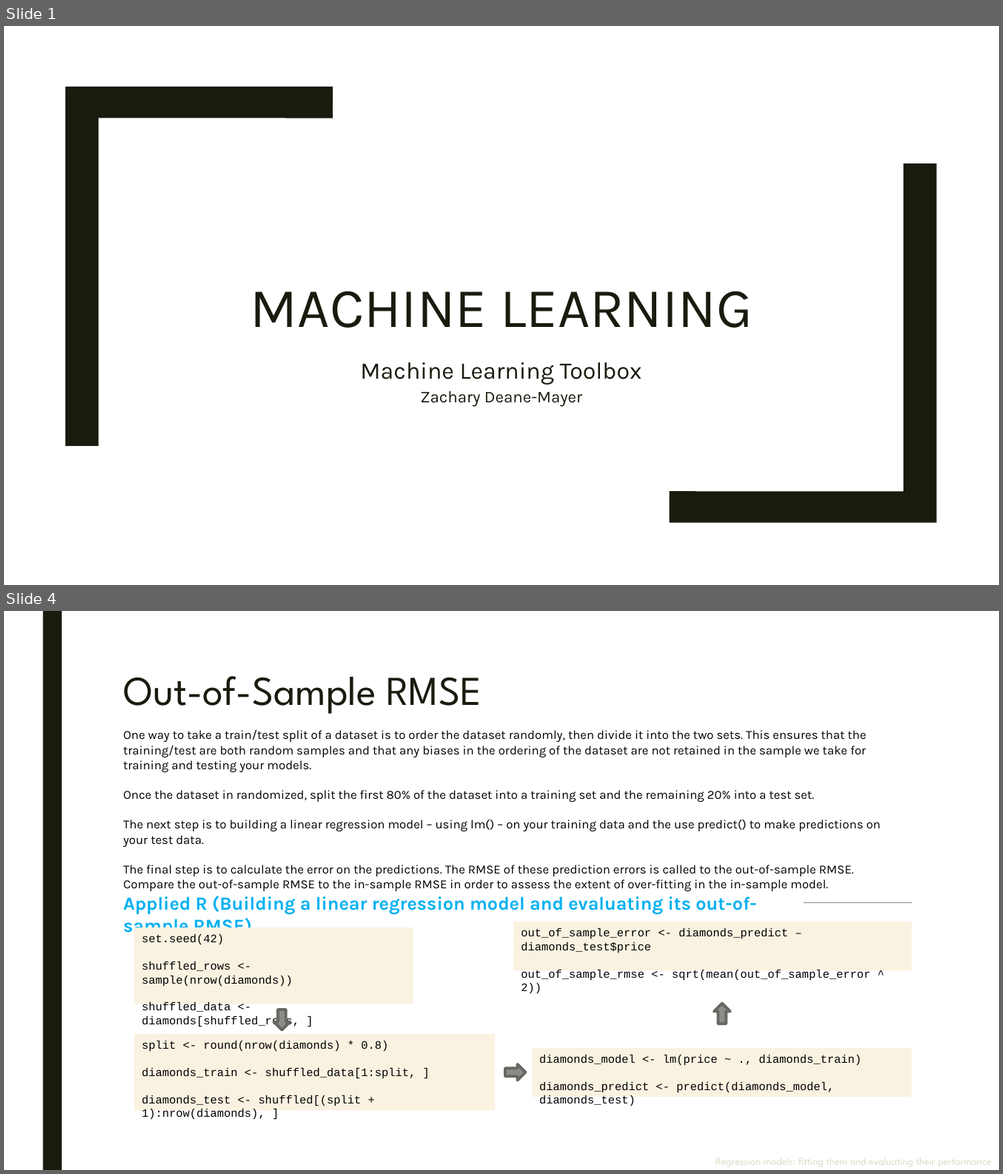
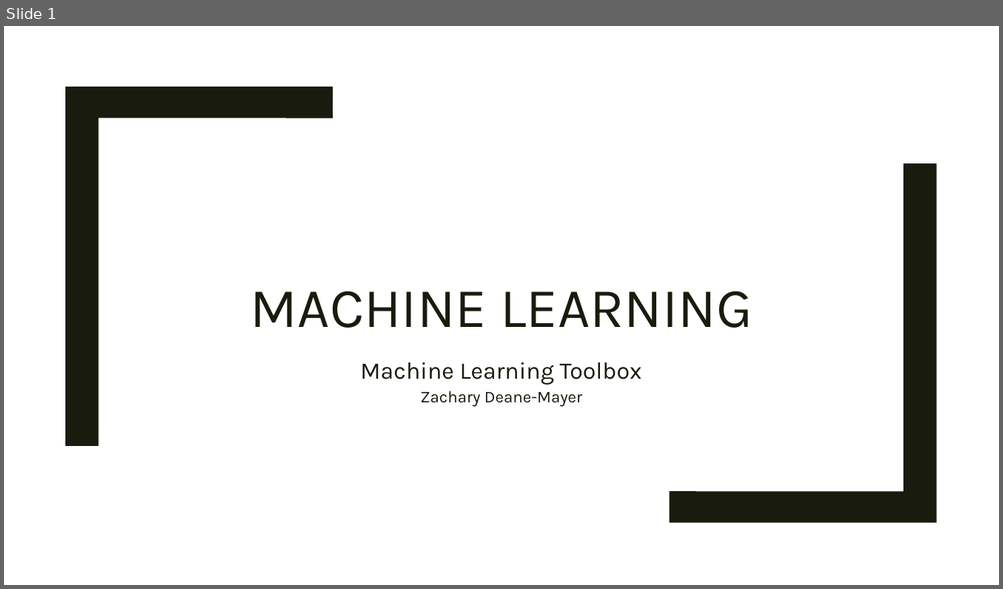
Before and after one commit to parcap/business-education, a slide deck: Machine-Learning-Toolbox/Machine Learning Toolbox.pptx. Shown one above the other, each under a label of ours: slides 1 and 4 before the commit, slide 1 after it; the slides between them are not shown. The pictures are 1003x1174 and 1003x589 pixels, drawn with LibreOffice and Linux fonts; fonts in the diff are those of the drawing. Boxes give left, top, right and bottom in pixels: in the first picture for what was removed or moved away, otherwise in the second. Text is boxed around its words. In the diff, an @@ line names an element or a change of style, - is before the commit and + after.

```diff
--- a/Machine-Learning-Toolbox/Machine Learning Toolbox.pptx
+++ b/Machine-Learning-Toolbox/Machine Learning Toolbox.pptx
@@ slide 4 removed at bbox=[4, 611, 999, 1170], background #FFFFFF @@
@@ rectangle removed at bbox=[42, 611, 62, 1170] @@
@@ title removed at bbox=[123, 676, 481, 714] @@
-Out-of-Sample RMSE
@@ text removed at bbox=[123, 729, 880, 891] @@
-One way to take a train/test split of a dataset is to order the dataset randomly, then divide it into the two sets. This ensures that the training/test are both random samples and that any biases in the ordering of the dataset are not retained in the sample we take for training and testing your models.
-Once the dataset in randomized, split the first 80% of the dataset into a training set and the remaining 20% into a test set.
-The next step is to building a linear regression model – using lm() – on your training data and the use predict() to make predictions on your test data.
-The final step is to calculate the error on the predictions. The RMSE of these prediction errors is called to the out-of-sample RMSE. Compare the out-of-sample RMSE to the in-sample RMSE in order to assess the extent of over-fitting in the in-sample model.
@@ text removed at bbox=[123, 896, 756, 937] @@
-Applied R (Building a linear regression model and evaluating its out-of-sample RMSE)
@@ line removed from (803, 903) to (911, 903) @@
@@ rectangle removed at bbox=[134, 928, 414, 1005] @@
-set.seed(42)
-shuffled_rows <- sample(nrow(diamonds))
-shuffled_data <- diamonds[shuffled_rows, ]
@@ rectangle removed at bbox=[514, 922, 911, 971] @@
-out_of_sample_error <- diamonds_predict – diamonds_test$price
-out_of_sample_rmse <- sqrt(mean(out_of_sample_error ^ 2))
@@ down arrow removed at bbox=[274, 1010, 290, 1031] @@
@@ down arrow removed at bbox=[714, 1003, 730, 1024] @@
@@ rectangle removed at bbox=[134, 1035, 495, 1112] @@
-split <- round(nrow(diamonds) * 0.8)
-diamonds_train <- shuffled_data[1:split, ]
-diamonds_test <- shuffled[(split + 1):nrow(diamonds), ]
@@ rectangle removed at bbox=[532, 1048, 911, 1097] @@
-diamonds_model <- lm(price ~ ., diamonds_train)
-diamonds_predict <- predict(diamonds_model, diamonds_test)
@@ down arrow removed at bbox=[505, 1065, 525, 1081] @@
@@ text removed at bbox=[715, 1158, 991, 1167] @@
-Regression models: fitting them and evaluating their performance
```
Also in this commit, not shown: 2 slides changed, 1 slide added, 9 other files.
